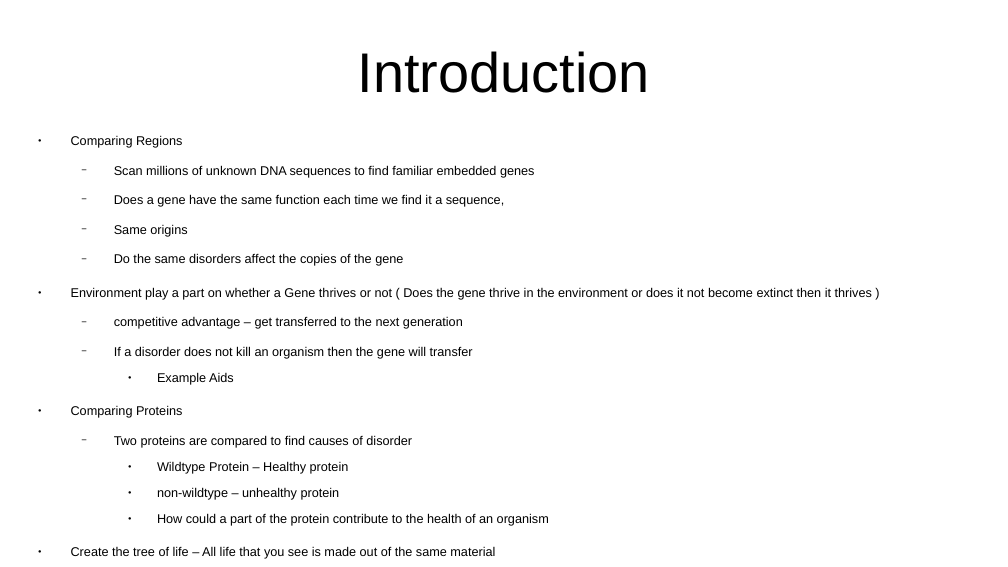
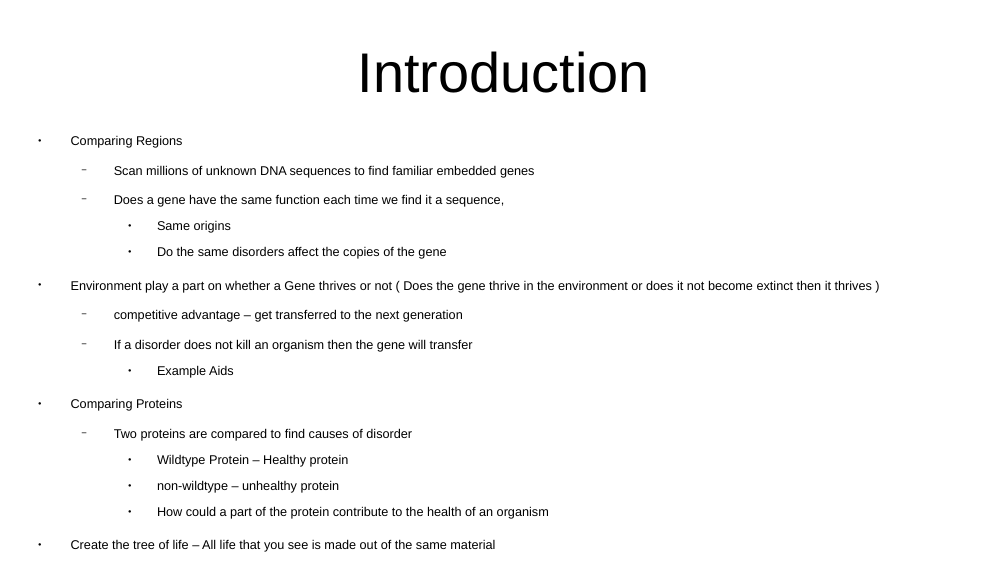
Before and after one commit to CharlesStockman/notesFromCourses, a slide deck: slide 5 of bioinformatics/CS-3000 – Bioinformatics.odp. Drawn at 1008x567 pixels with LibreOffice and Linux fonts; fonts in the diff are those of the drawing. Boxes give left, top, right and bottom in pixels: in the first picture for what was removed or moved away, otherwise in the second. Text is boxed around its words. In the diff, an @@ line names an element or a change of style, - is before the commit and + after.

```diff
--- a/bioinformatics/CS-3000 – Bioinformatics.odp
+++ b/bioinformatics/CS-3000 – Bioinformatics.odp
@@ text at (157,221,446,259): bullet − to ●; list level 2 to 3 in "Same origins"; list level 2 to 3 in "Do the same disorders affect ..." @@
```
Also in this commit, not shown: 4 other slides changed, 2 slides added, 1 slide removed, 15 other files.
